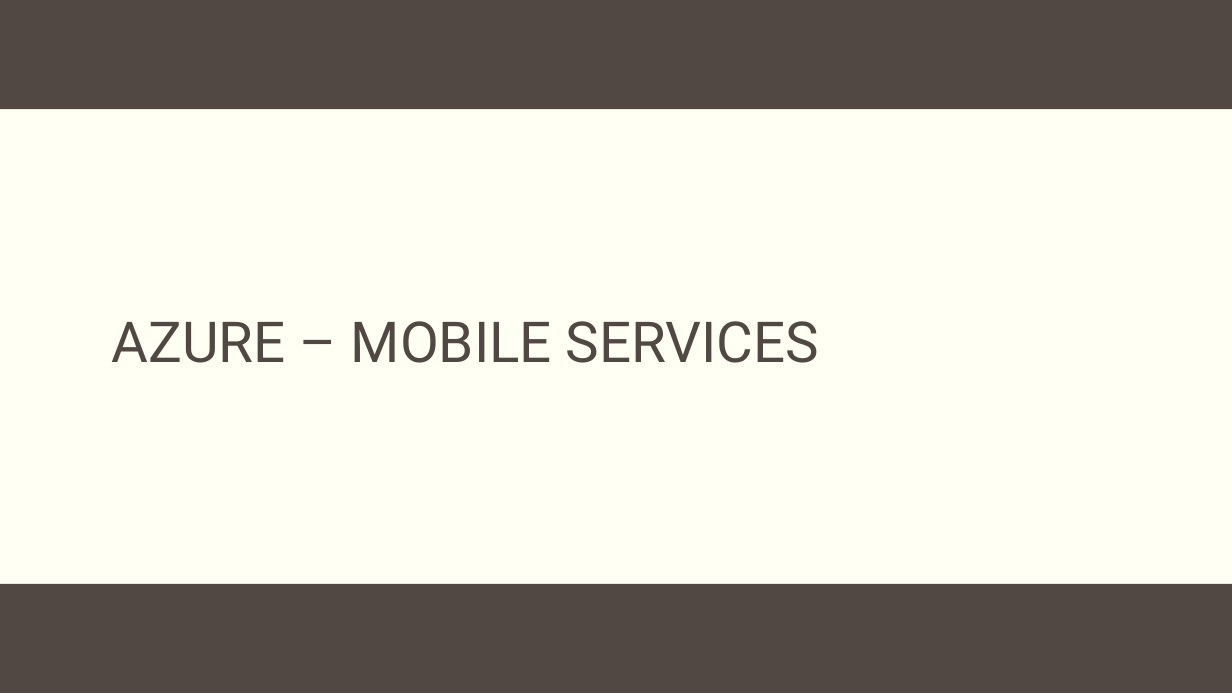
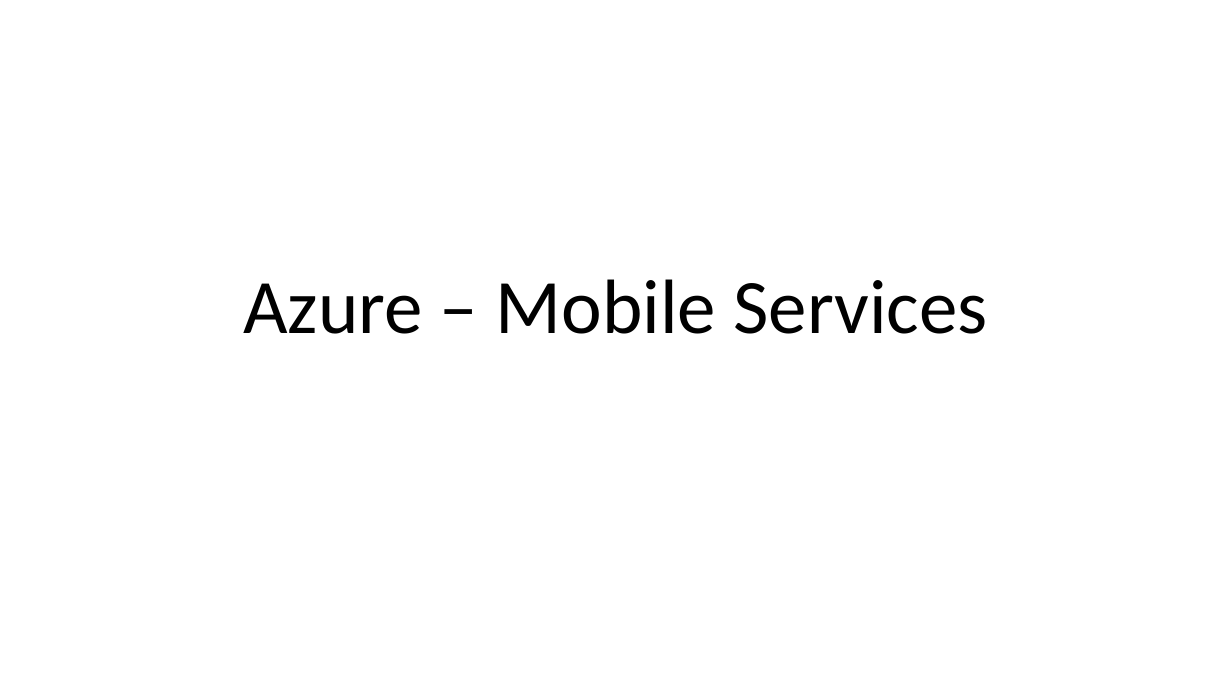
Before and after one commit to prasadhonrao/Training, a slide deck: slide 46 of Presentations/Microsoft Azure.pptx (slide 18 before the commit). Drawn at 1232x693 pixels with LibreOffice and Linux fonts; fonts in the diff are those of the drawing; background and template pictures are left out. Boxes give left, top, right and bottom in pixels: in the first picture for what was removed or moved away, otherwise in the second. Text is boxed around its words. In the diff, an @@ line names an element or a change of style, - is before the commit and + after.

```diff
--- a/Presentations/Microsoft Azure.pptx
+++ b/Presentations/Microsoft Azure.pptx
@@ background #FFFFF3 to #FFFFFF @@
@@ rectangle removed at bbox=[0, 0, 1232, 109] @@
@@ title "Azure – Mobile Services" at bbox=[243, 279, 987, 334]: vertical alignment middle to bottom @@
@@ title at bbox=[243, 279, 987, 334]: text changed; size 44 to 60 pt; font Roboto to Calibri; text colour #514843 to #000000 @@
-AZURE – MOBILE SERVICES
+Azure – Mobile Services
@@ rectangle removed at bbox=[0, 584, 1232, 693] @@
```
Also in this commit, not shown: 22 other slides changed, 33 slides added, 2 slides removed.
